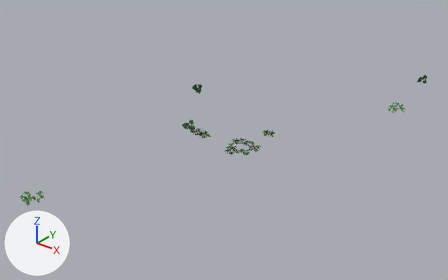
Before and after pictures for a commit that changed the COLLADA model marbles/models/plants.DAE.
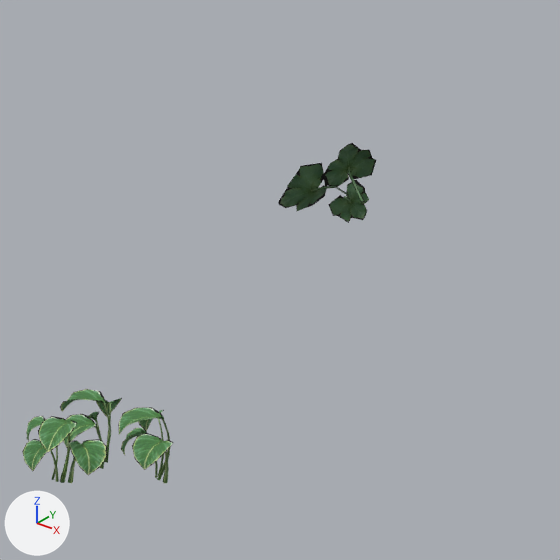
The first picture shows the older version from a 50 mm camera at (17.3, -23.1, 14.6) aimed at (-0.4, -1.0, 0.9). The close-ups show both versions on the part from 86% to 100% of the width and 21% to 43% of the height of that picture; other places that the commit changed are outside them. The axes (+X, +Y, +Z) are drawn at lower left. The lights are the same throughout. Where no turn or scale is listed for an object, it has been applied to the vertices.

Names of what the first close-up shows: 'Node.004', 'plantSmall2_4', 'plantSmall2_5', 'plantSmall2_6'.
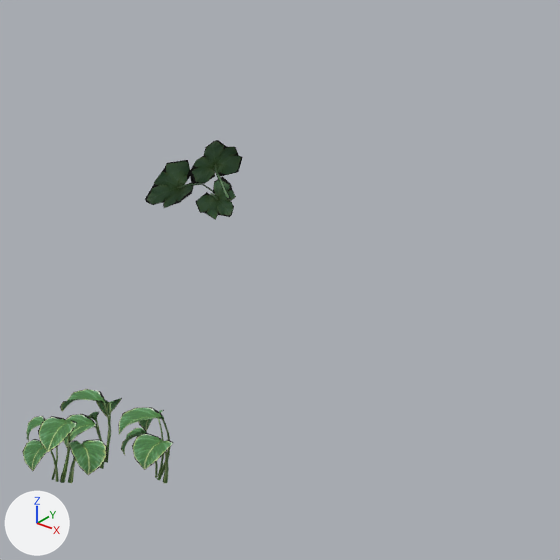
Edits to the bpy script that builds the scene:
```text
Change ob_node_004:
    ob_node_004.location: (5.336, 9.31, 2.355) -> (4.697, 8.765, 2.385)
```

What differs and where, as boxes (x1, y1, x2, y2) in the close-ups (560 x 560 px):
'Node.004', moved: before (278, 143, 376, 223); after (145, 140, 242, 220)
